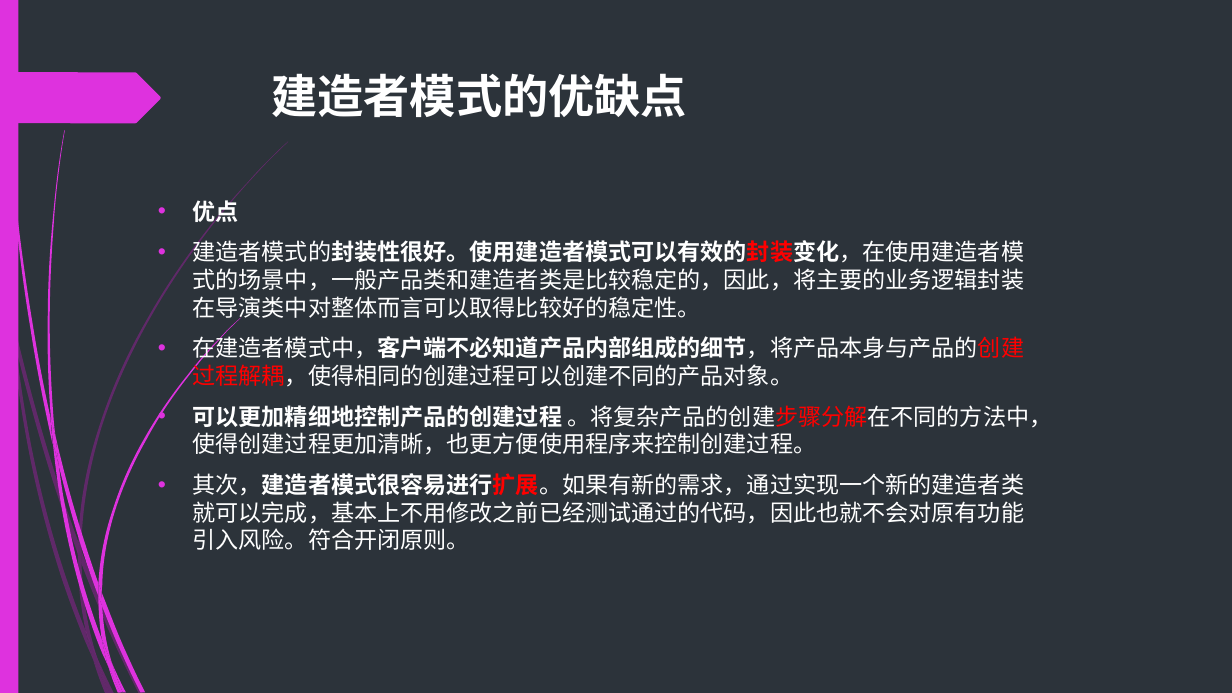
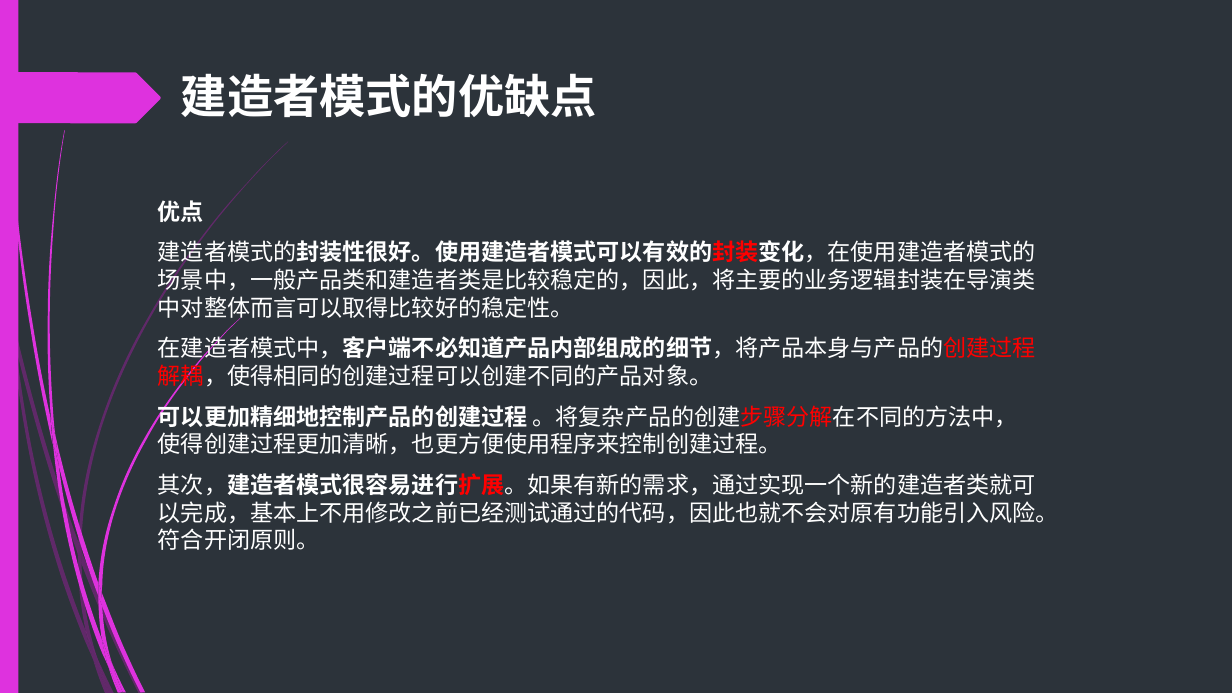
Before and after one commit to Sky8989/DataStructure_learn20190615, a slide deck: slide 7 of src/main/resources/建造者模式.pptx (slide 4 before the commit). Drawn at 1232x693 pixels with LibreOffice and Linux fonts; fonts in the diff are those of the drawing. Boxes give left, top, right and bottom in pixels: in the first picture for what was removed or moved away, otherwise in the second. Text is boxed around its words. In the diff, an @@ line names an element or a change of style, - is before the commit and + after.

```diff
--- a/src/main/resources/建造者模式.pptx
+++ b/src/main/resources/建造者模式.pptx
@@ title "建造者模式的优缺点": place and size @@
-title "建造者模式的优缺点" at [271, 73, 687, 117]
+title "建造者模式的优缺点" at [181, 73, 597, 117]
@@ text "优点" at [158, 200, 1059, 550]: bullet • to none @@
```
Also in this commit, not shown: 4 other slides changed, 12 slides added, 8 slides removed, 32 other files.
